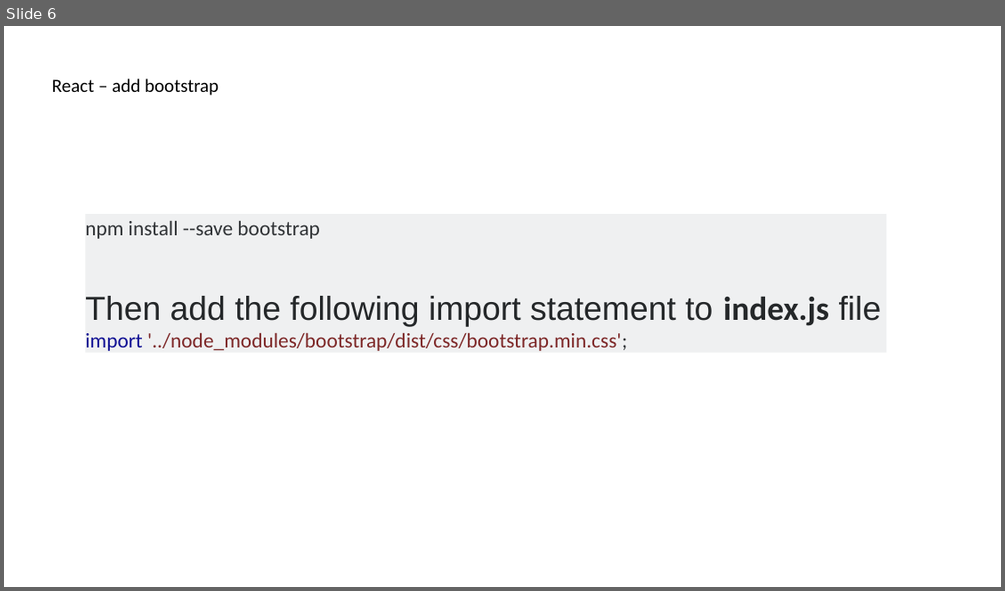
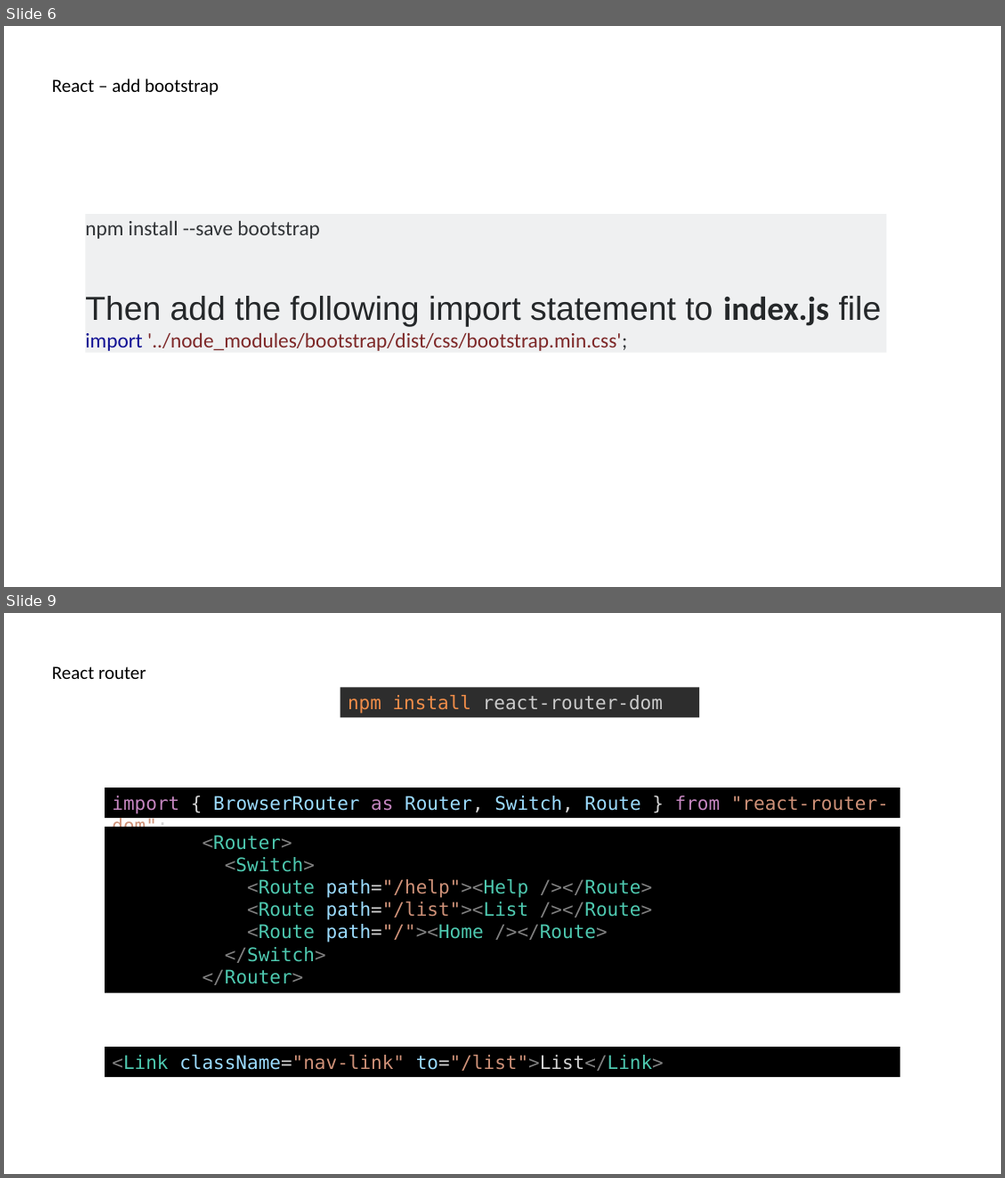
Before and after one commit to delprzemo/reactjs-starter, a slide deck: tutorial/ReactjsTraining.pptx. Shown one above the other, each under a label of ours: slide 6 before the commit, slides 6 and 9 after it; the slides between them are not shown. The pictures are 1005x591 and 1005x1178 pixels, drawn with LibreOffice and Linux fonts; fonts in the diff are those of the drawing. Boxes give left, top, right and bottom in pixels: in the first picture for what was removed or moved away, otherwise in the second. Text is boxed around its words. In the diff, an @@ line names an element or a change of style, - is before the commit and + after.

Commit message:
Exercise 3: routing for help, home, list

```diff
--- a/tutorial/ReactjsTraining.pptx
+++ b/tutorial/ReactjsTraining.pptx
@@ slide 9 added at <box>4,613,1001,1174</box>, background #FFFFFF @@
@@ text added at <box>52,666,146,679</box>, 18 pt, text #000000 @@
+React router
@@ rectangle added at <box>340,687,699,717</box>, fill #2D2D2D, 18 pt, text #CCCCCC @@
+npm install react-router-dom
@@ rectangle added at <box>105,788,900,818</box>, fill #000000, 18 pt, text #9CDCFE @@
+import { BrowserRouter as Router, Switch, Route } from "react-router-dom";
@@ rectangle added at <box>105,827,900,993</box>, fill #000000, 18 pt, text #4EC9B0 @@
+<Router>
+<Switch>
+<Route path="/help"><Help /></Route>
+<Route path="/list"><List /></Route>
+<Route path="/"><Home /></Route>
+</Switch>
+</Router>
@@ rectangle added at <box>105,1046,900,1077</box>, fill #000000, 18 pt, text #CE9178 @@
+<Link className="nav-link" to="/list">List</Link>
```
Also in this commit, not shown: 1 slide changed, 1 other slide added, 1 slide removed, 15 other files.
